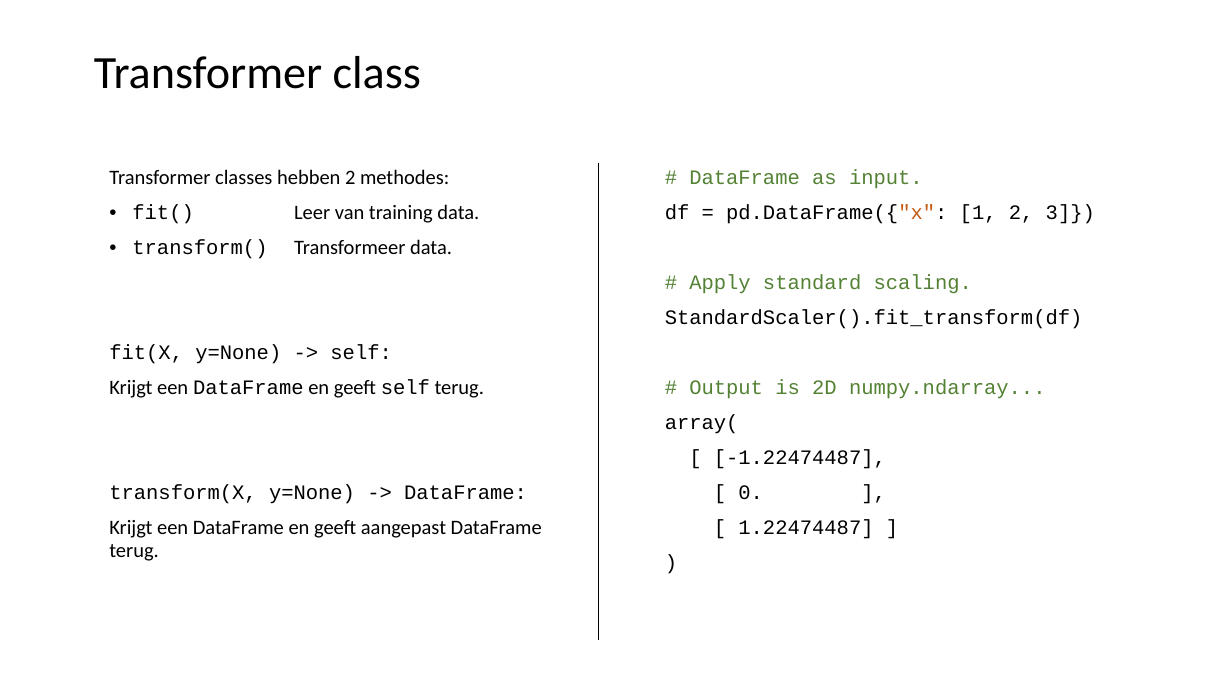
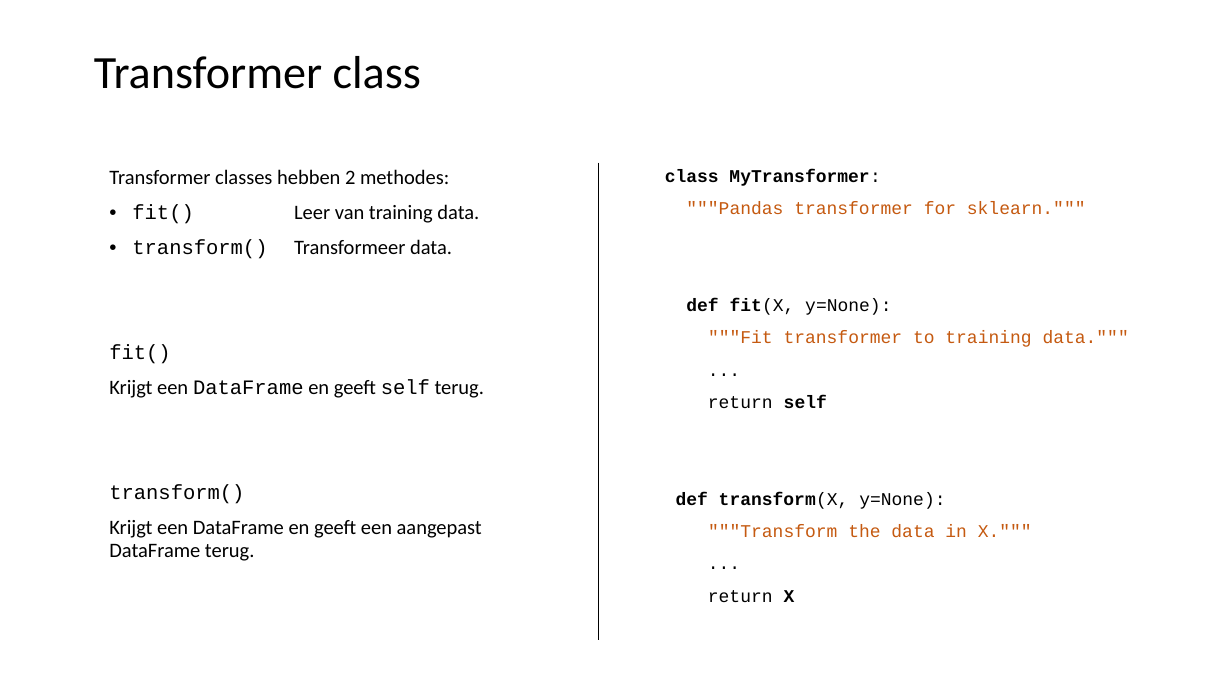
Before and after one commit to LFKoning/knowledge-sharing, a slide deck: slide 18 of python_trainees/4_scikit_learn/python_traineeship_4.pptx. Drawn at 1232x693 pixels with LibreOffice and Linux fonts; fonts in the diff are those of the drawing. Boxes give left, top, right and bottom in pixels: in the first picture for what was removed or moved away, otherwise in the second. Text is boxed around its words. In the diff, an @@ line names an element or a change of style, - is before the commit and + after.

```diff
--- a/python_trainees/4_scikit_learn/python_traineeship_4.pptx
+++ b/python_trainees/4_scikit_learn/python_traineeship_4.pptx
@@ text at box(665, 170, 1129, 602): text changed; size 16 to 14 pt; text colour #000000 to #C55A11 @@
-# DataFrame as input.
-df = pd.DataFrame({"x": [1, 2, 3]})
-# Apply standard scaling.
-StandardScaler().fit_transform(df)
-# Output is 2D numpy.ndarray...
-array(
-[ [-1.22474487],
-[ 0. ],
-[ 1.22474487] ]
-)
+class MyTransformer:
+"""Pandas transformer for sklearn."""
+def fit(X, y=None):
+"""Fit transformer to training data."""
+...
+return self
+def transform(X, y=None):
+"""Transform the data in X."""
+...
+return X
@@ text at box(109, 345, 170, 364): text changed @@
-fit(X, y=None) -> self:
+fit()
@@ text at box(109, 485, 482, 561): text changed @@
-transform(X, y=None) -> DataFrame:
-Krijgt een DataFrame en geeft aangepast DataFrame terug.
+transform()
+Krijgt een DataFrame en geeft een aangepast DataFrame terug.
```
Also in this commit, not shown: 10 other slides changed, 3 slides added, 1 slide removed, 10 other files.
